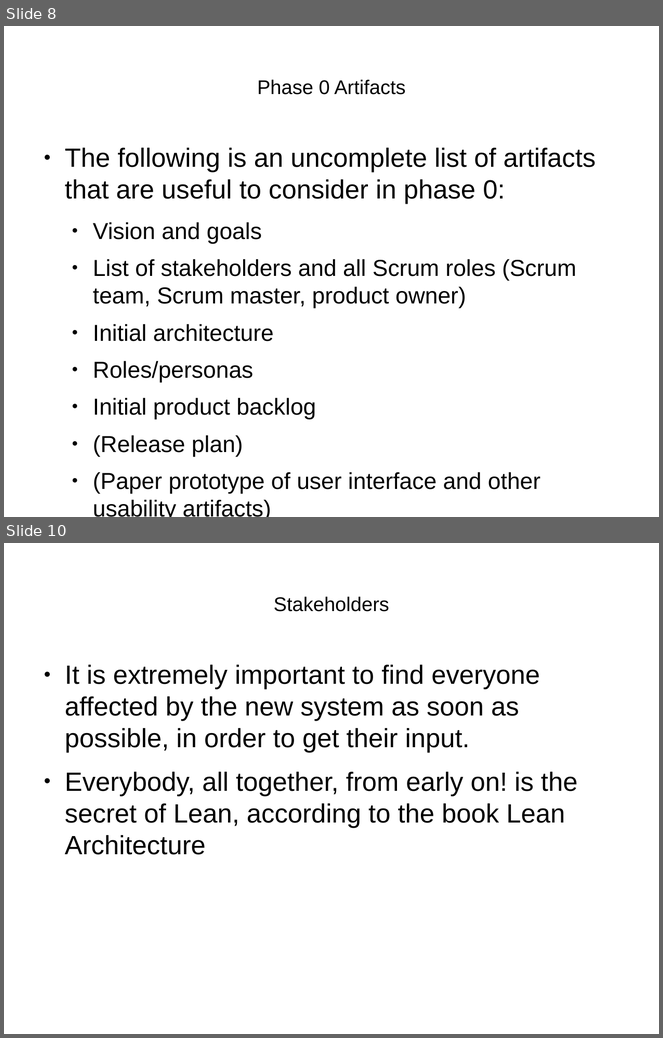
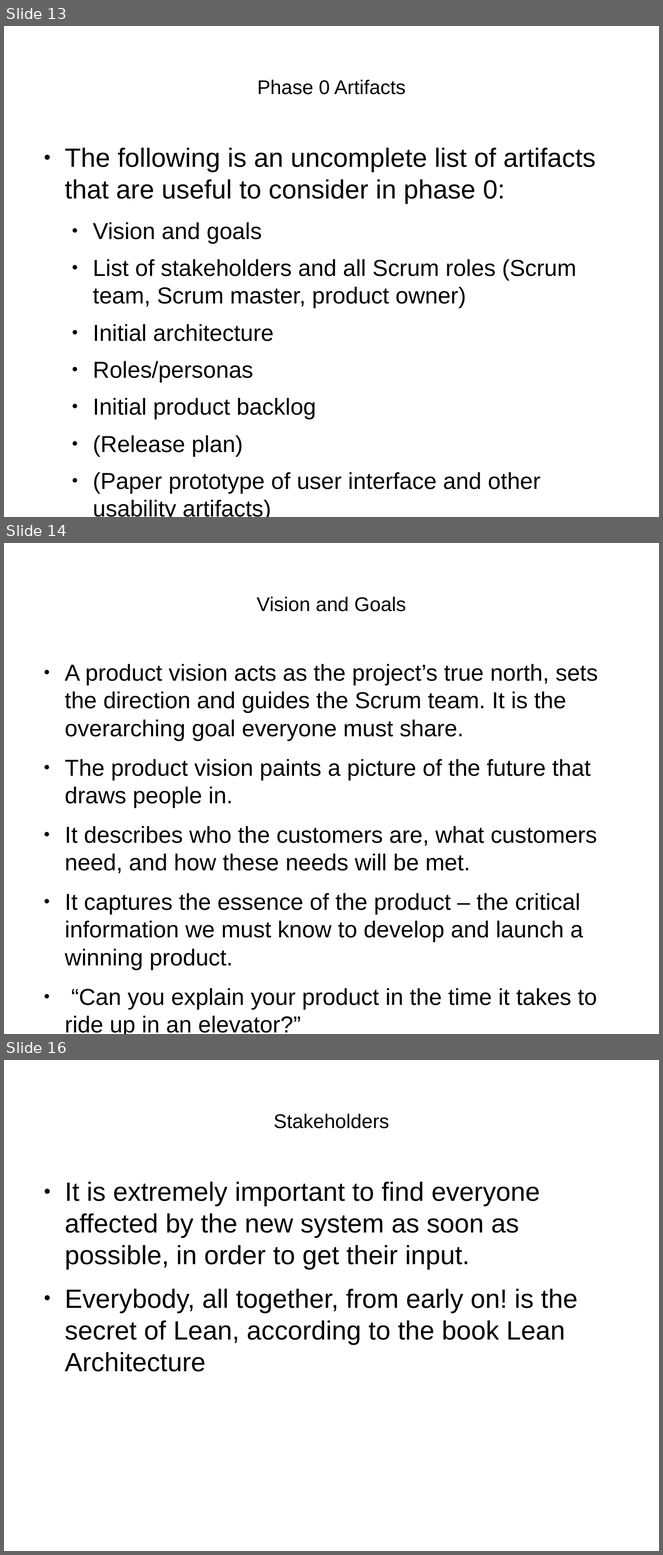
Before and after one commit to henrikarro/uu, a slide deck: 1DL251/project/requirements-presentation.odp. Shown one above the other, each under a label of ours: slides 8 and 10 before the commit, slides 13, 14 and 16 after it; the slides between them are not shown. The pictures are 663x1038 and 663x1555 pixels, drawn with LibreOffice and Linux fonts; fonts in the diff are those of the drawing. Boxes give left, top, right and bottom in pixels: in the first picture for what was removed or moved away, otherwise in the second. Text is boxed around its words. In the diff, an @@ line names an element or a change of style, - is before the commit and + after.

```diff
--- a/1DL251/project/requirements-presentation.odp
+++ b/1DL251/project/requirements-presentation.odp
@@ slide 14 added at box(4, 543, 659, 1034), background #FFFFFF @@
@@ title added at box(257, 597, 406, 612), 24 pt, text #000000 @@
+Vision and Goals
@@ text added at box(65, 664, 598, 1010), 28 pt, text #000000 @@
+● A product vision acts as the project’s true north, sets the direction and guides the Scrum team. It is the overarching goal everyone must share.
+● The product vision paints a picture of the future that draws people in.
+● It describes who the customers are, what customers need, and how these needs will be met.
+● It captures the essence of the product – the critical information we must know to develop and launch a winning product.
+● “Can you explain your product in the time it takes to ride up in an elevator?”
@@ what was slide 8 is now slide 13 @@
@@ what was slide 10 is now slide 16 @@
```
Also in this commit, not shown: 1 slide changed, 10 other slides added, 3 slides removed, 1 other file.
